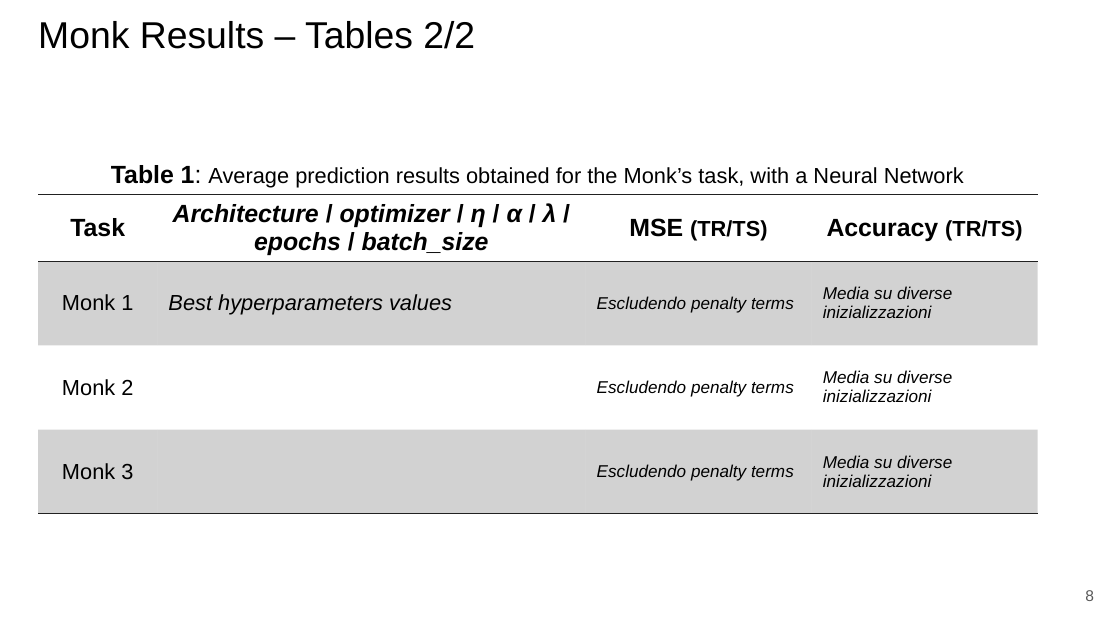
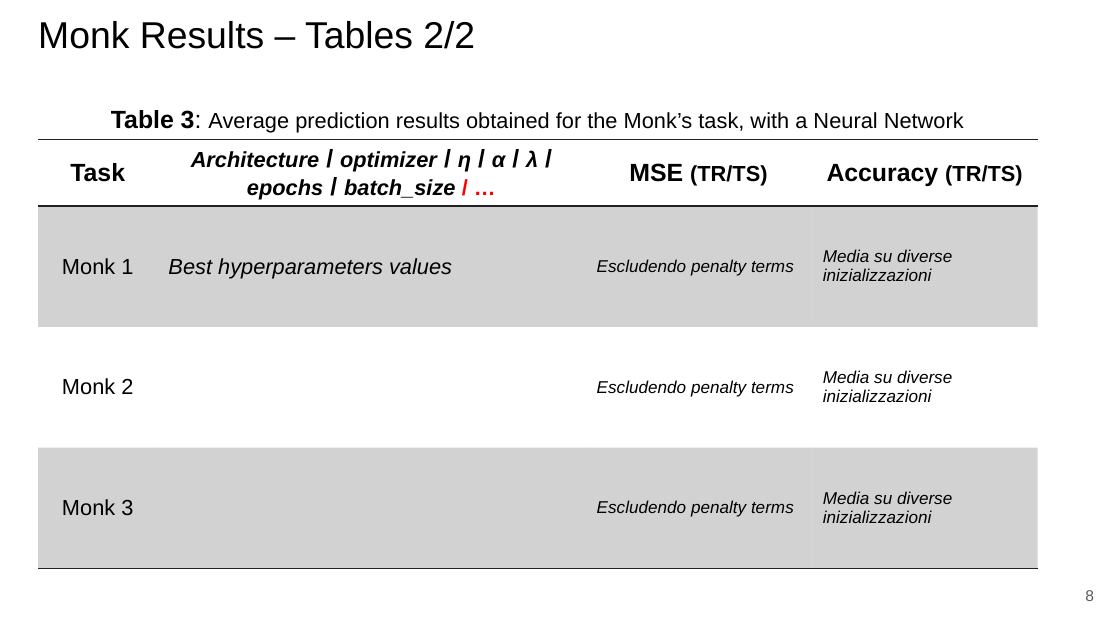
Before and after one commit to paolo-junior-mollica/machine-learning-project, a slide deck: slide 8 of relazione/ML-2023-PRJ-Slides-Demo.pptx. Drawn at 1120x630 pixels with LibreOffice and Linux fonts; fonts in the diff are those of the drawing. Boxes give left, top, right and bottom in pixels: in the first picture for what was removed or moved away, otherwise in the second. Text is boxed around its words. In the diff, an @@ line names an element or a change of style, - is before the commit and + after.

```diff
--- a/relazione/ML-2023-PRJ-Slides-Demo.pptx
+++ b/relazione/ML-2023-PRJ-Slides-Demo.pptx
@@ text at <box>111,110,964,133</box>: text changed @@
-Table 1: Average prediction results obtained for the Monk’s task, with a Neural Network
+Table 3: Average prediction results obtained for the Monk’s task, with a Neural Network
@@ table at <box>38,140,1037,573</box> @@
-row 1, column 2: Architecture / optimizer / η / α / λ / epochs / batch_size
+row 1, column 2: Architecture / optimizer / η / α / λ / epochs / batch_size / …
@@ table: place and size @@
-table at <box>38,195,1037,519</box>
+table at <box>38,140,1037,573</box>
```
Also in this commit, not shown: 6 other slides changed, 2 slides added, 1 slide removed.
